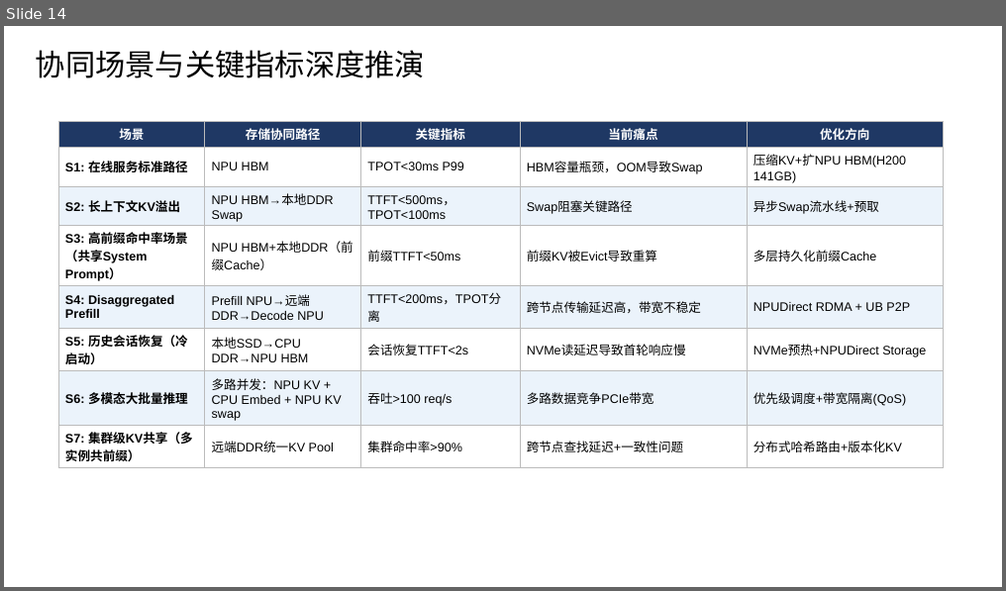
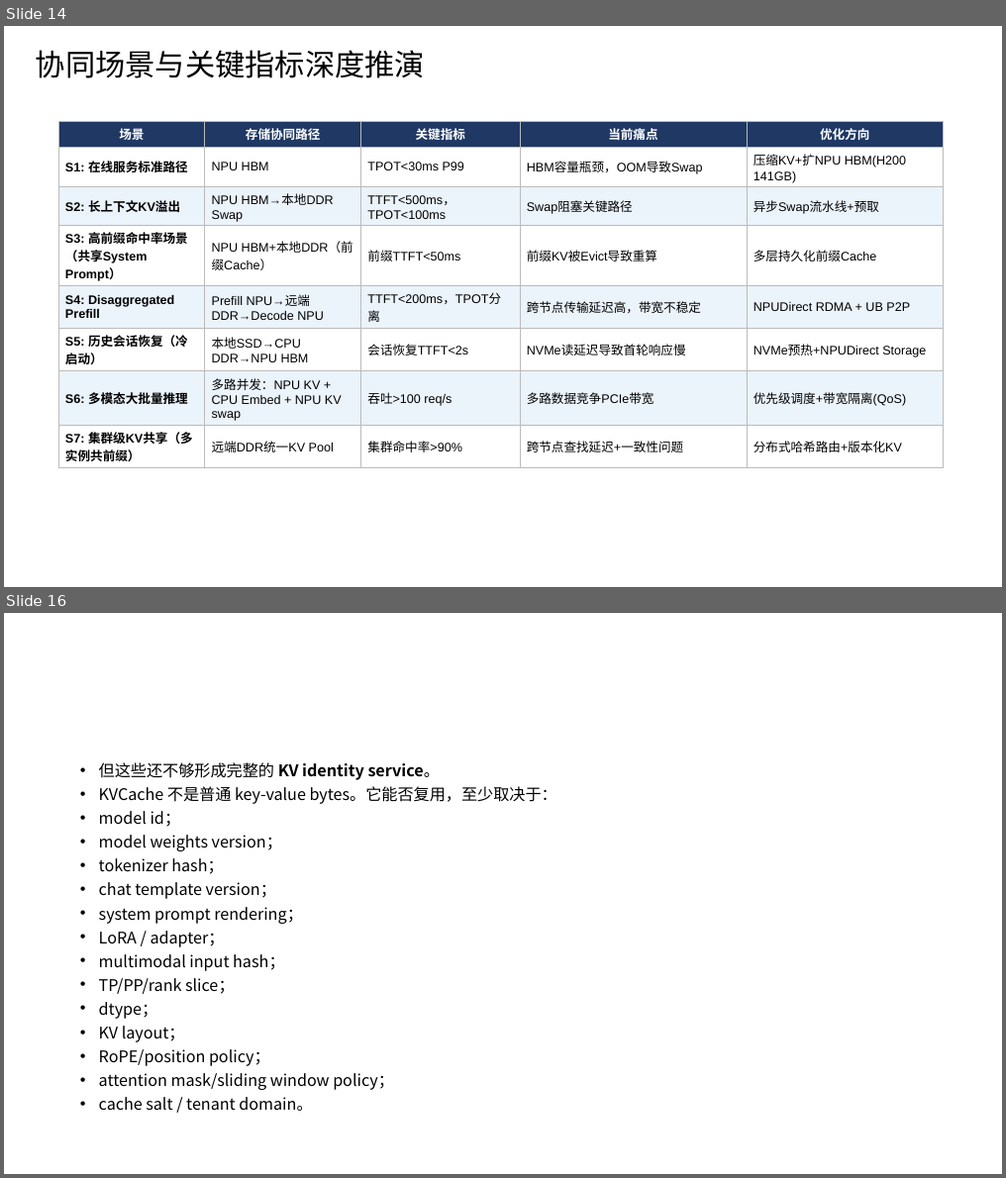
Before and after one commit to stonetree/reports, a slide deck: kvcache/unified_kv_memory/kvcache _srs.pptx. Shown one above the other, each under a label of ours: slide 14 before the commit, slides 14 and 16 after it; the slides between them are not shown. The pictures are 1006x591 and 1006x1178 pixels, drawn with LibreOffice and Linux fonts; fonts in the diff are those of the drawing. Boxes give left, top, right and bottom in pixels: in the first picture for what was removed or moved away, otherwise in the second. Text is boxed around its words. In the diff, an @@ line names an element or a change of style, - is before the commit and + after.

```diff
--- a/kvcache/unified_kv_memory/kvcache _srs.pptx
+++ b/kvcache/unified_kv_memory/kvcache _srs.pptx
@@ slide 16 added at (4,613,1002,1174), background #FFFFFF @@
@@ text added at (99,762,557,1111), 15.4 pt, text #000000 @@
+• 但这些还不够形成完整的 KV identity service。
+• KVCache 不是普通 key-value bytes。它能否复用，至少取决于：
+• model id；
+• model weights version；
+• tokenizer hash；
+• chat template version；
+• system prompt rendering；
+• LoRA / adapter；
+• multimodal input hash；
+• TP/PP/rank slice；
+• dtype；
+• KV layout；
+• RoPE/position policy；
+• attention mask/sliding window policy；
+• cache salt / tenant domain。
```
Also in this commit, not shown: 1 other slide added, 19 other files.
